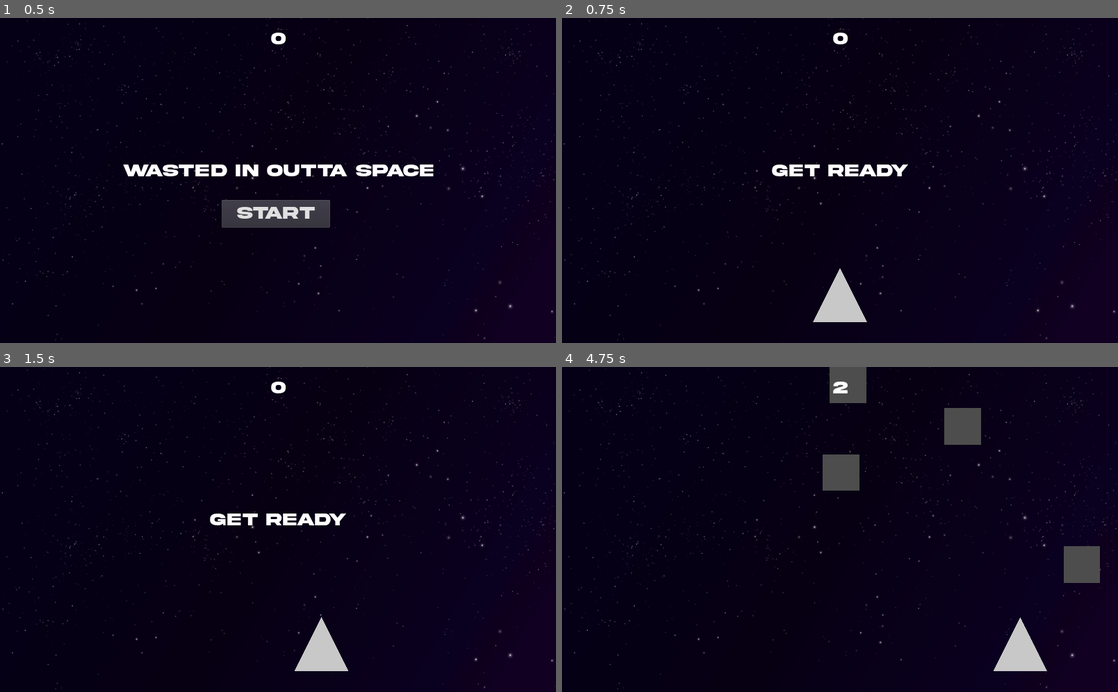
Above: before the commit, frames 1-4 (two rows, left to right).
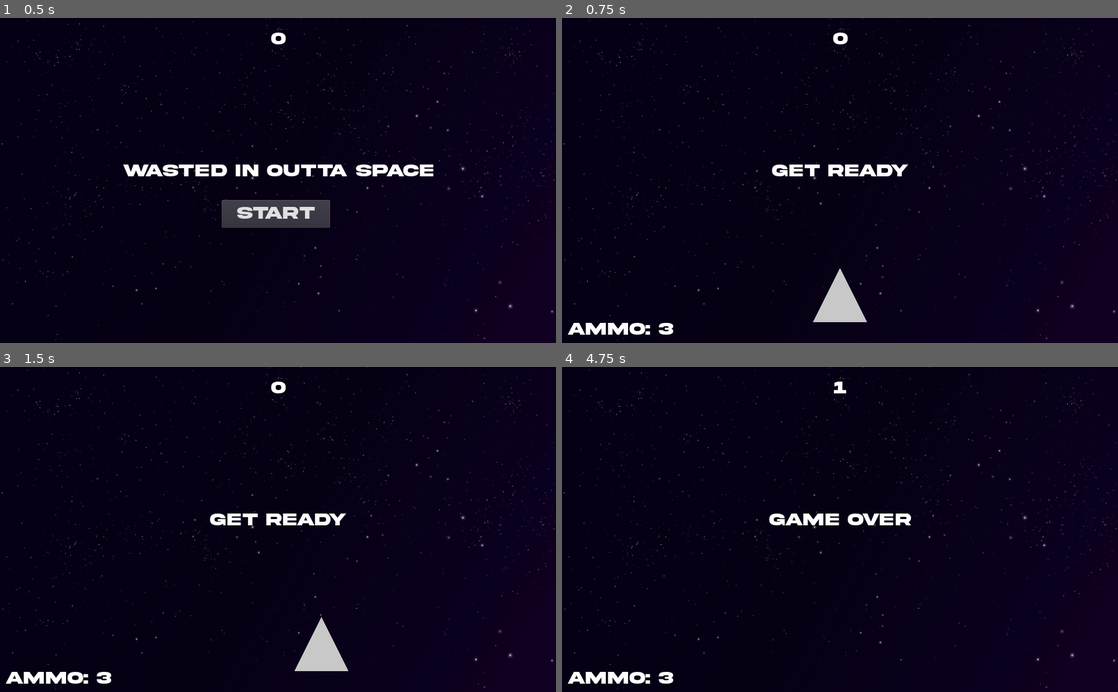
Above: after the commit, the same moments.

Repository: gabelstapler6/WIOS
Game: Godot game, scene res://Scenes/Main.tscn
Two runs of this game, one before a commit and one after it. Both use one fixed random seed, a clock stepped at 60 frames per second and the inputs below.
Inputs:
- Up to frame 1 (0.5 s): no input
- Up to frame 2 (0.75 s): click "Start" at 0.5 s
- Up to frame 3 (1.5 s): tap Enter at 1.25 s; hold Right (ui_right) from 1.28 s (still down)
- Up to frame 4 (4.75 s): release Right (ui_right) at 2.03 s; hold Down (ui_down) 2.03-2.78 s; hold Right (ui_right) 2.78-3.53 s; hold Up (ui_up) 3.53-4.28 s; hold Left (ui_left) from 4.28 s (still down)

Frame 1 is identical in both runs. In frame 2, 0.5% of the frame differs, in the area x 1-20%, y 93-98%; in frame 3, 0.5%; in frame 4, 4.8%, in the area x 1-97%, y 0-98%.

Commit message:
game logik geändert

Diff:
--- a/Scenes/script/Main.gd
+++ b/Scenes/script/Main.gd
@@ -24,8 +24,8 @@
 	get_tree().call_group("tiles", "queue_free")
 	$MobTimer.wait_time = 0.5
 	$Player.ammo = 3
-	$Player.shooting = false
-	$Player.vertical_movement = false
+	#$Player.shooting = false
+	#$Player.vertical_movement = false
 
 func new_game():
 	score = 0
@@ -33,6 +33,8 @@
 	$StartTimer.start()
 	$HUD.update_score(score)
 	$HUD.show_message("Get Ready")
+	$HUD/AmmoCount.show()
+	$Player.emit_signal("ammo_change")
 
 
 func _on_MobTimer_timeout():
@@ -52,25 +54,23 @@
 	score += 1
 	$HUD.update_score(score)
 
-	if score == 20:
-		$Player.vertical_movement = true
-		$HUD.show_message("Level up!\nVertical movement enabled!")
 
-	if score == 60:
-		$Player.shooting = true
-		$HUD.show_message("Level up!\nshooting enabled!")
-		$HUD/AmmoCount.show()
+	if score % 10 == 0:
+		$Player.ammo += 3
+		if score > 100:
+			$Player.ammo += 3
+		if score > 200:
+			$Player.ammo += 1
+
 		$Player.emit_signal("ammo_change")
 
-	if score > 60:
-		if score % 10 == 0:
-			$Player.ammo += 3
-			if score > 200:
-				$Player.ammo += 3
-			$Player.emit_signal("ammo_change")
+
+	if score == 100:
+		$MobTimer.wait_time = 0.25
+		$HUD.show_message("Watch out!")
 
 	if score == 200:
-		$MobTimer.wait_time = 0.25
+		$MobTimer.wait_time = 0.20
 		$HUD.show_message("Watch out!")
 
 
--- a/Scenes/script/Player.gd
+++ b/Scenes/script/Player.gd
@@ -9,8 +9,8 @@
 export var speed = 400
 var screen_size
 
-var vertical_movement = false
-var shooting = false
+var vertical_movement = true
+var shooting = true
 var ammo = 3
 
 
